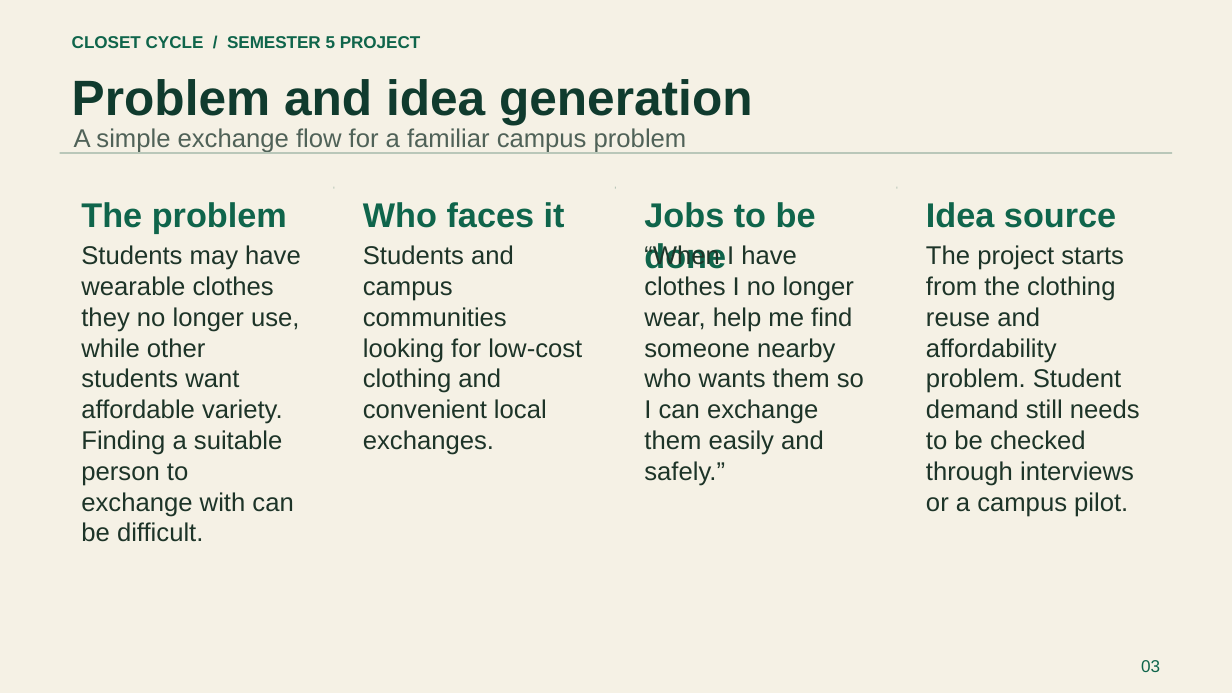
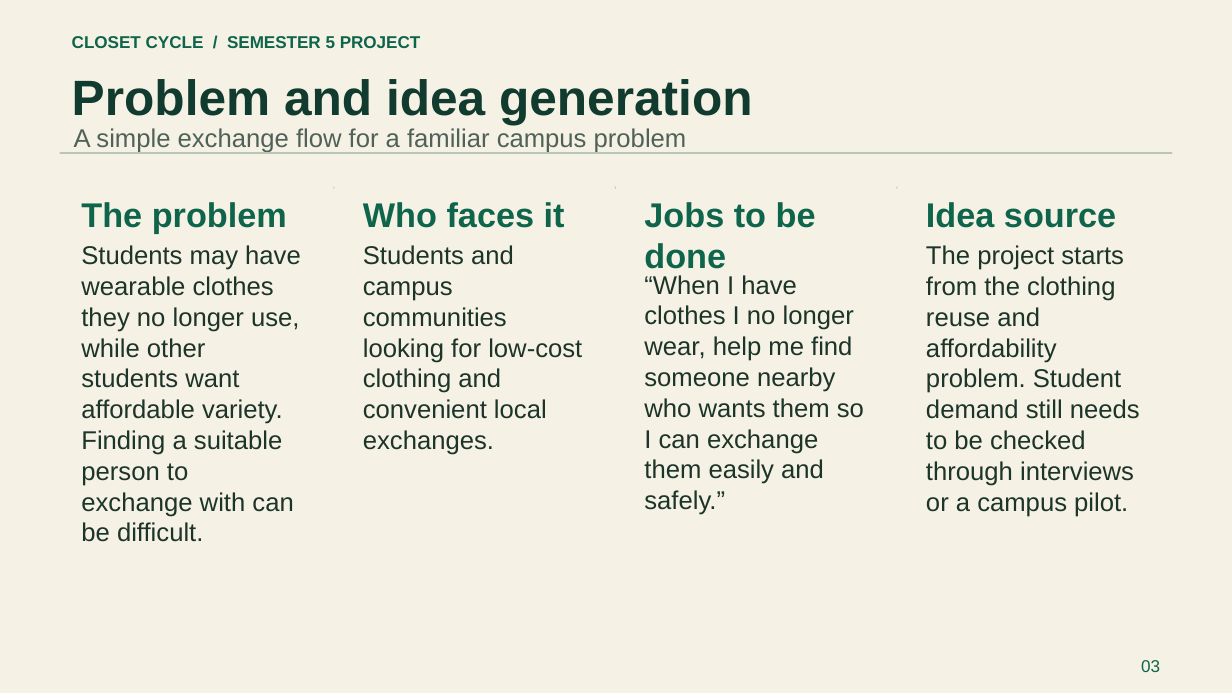
Before and after one commit to Kashish1911/ClosetCycle, a slide deck: slide 3 of deliverables/Closet-Cycle-Startup-Project.pptx. Drawn at 1232x693 pixels with LibreOffice and Linux fonts; fonts in the diff are those of the drawing. Boxes give left, top, right and bottom in pixels: in the first picture for what was removed or moved away, otherwise in the second. Text is boxed around its words. In the diff, an @@ line names an element or a change of style, - is before the commit and + after.

```diff
--- a/deliverables/Closet-Cycle-Startup-Project.pptx
+++ b/deliverables/Closet-Cycle-Startup-Project.pptx
@@ text "“When I have clothes I ..." moved from (x1=644, y1=243, x2=864, y2=450) to (x1=644, y1=275, x2=864, y2=479) @@
```
Also in this commit, not shown: 14 other slides changed, 7 other files.
